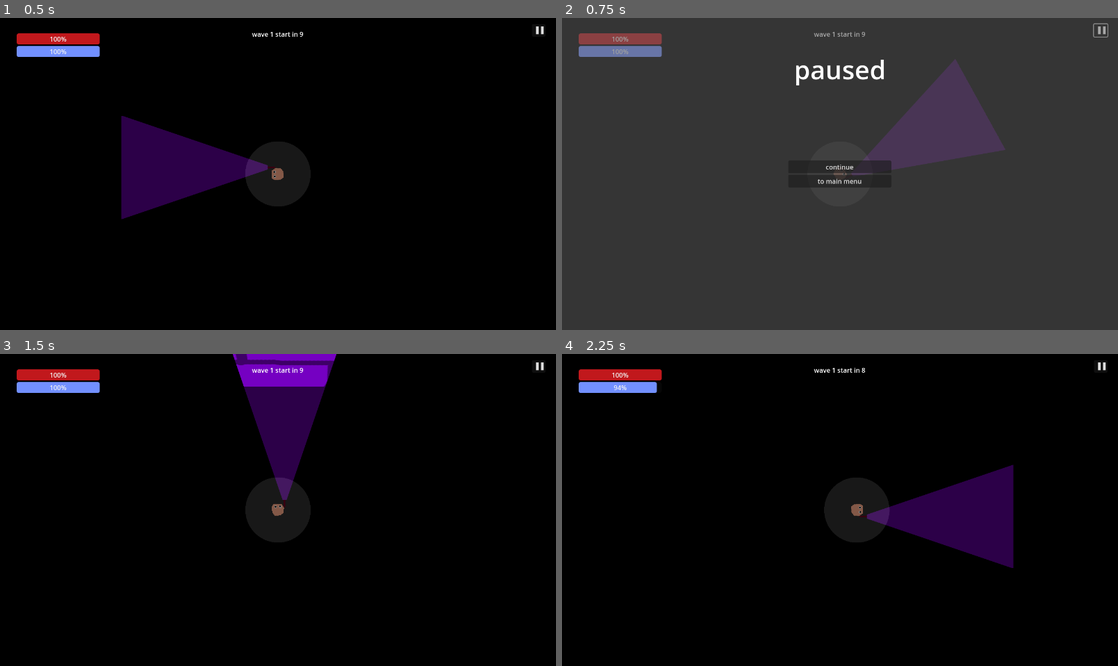
Above: before the commit, frames 1-4 (two rows, left to right).
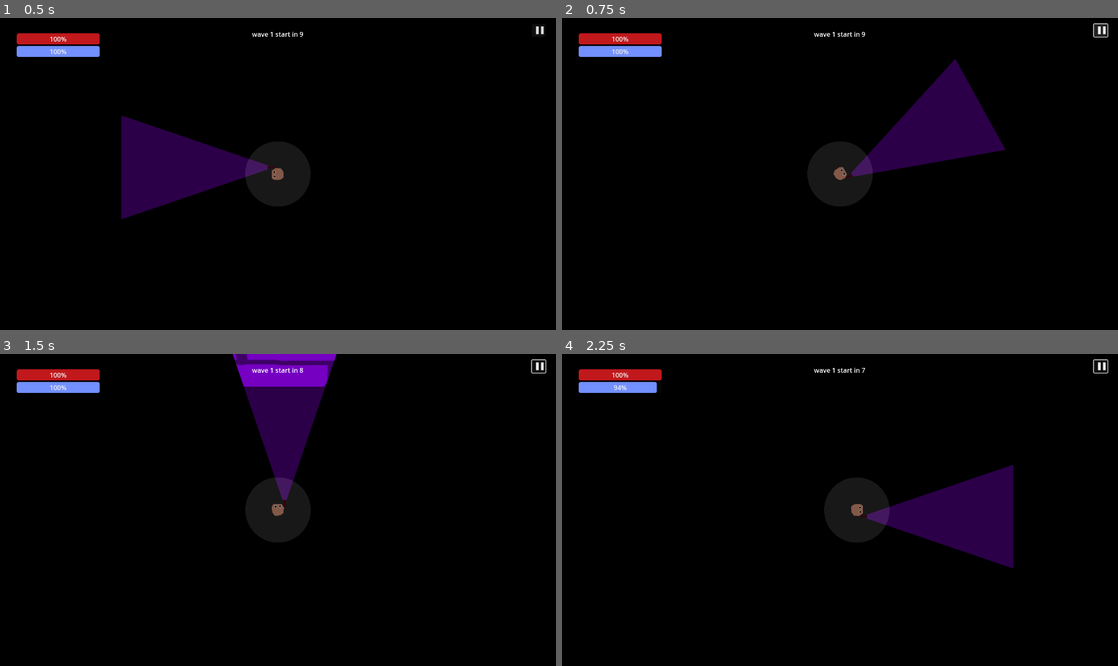
Above: after the commit, the same moments.

Repository: mncc8337/blashout
Game: Godot game, scene res://scenes/main.tscn
Two runs of this game, one before a commit and one after it. Both use one fixed random seed, a clock stepped at 60 frames per second and the inputs below.
Inputs (mouse positions are in pixels of both pictures, inside the frame that each line leads up to):
- Up to frame 1 (0.5 s): no input
- Up to frame 2 (0.75 s): click "▐▐" at 0.5 s
- Up to frame 3 (1.5 s): click (278, 503) at 1.25 s, where only the run before the commit has a clickable "continue"
- Up to frame 4 (2.25 s): tap Enter at 2 s; move the mouse to (962, 494) at 2.02 s; hold D (right) from 2.03 s (still down); hold Shift (run) from 2.03 s (still down)

Frame 1 is identical in both runs. In frame 2, 99% of the frame differs, in the area x 0-100%, y 0-100%; in frame 3, less than 0.1%; in frame 4, less than 0.1%.

Commit message:
idk

Diff:
--- a/scripts/blck.gd
+++ b/scripts/blck.gd
@@ -11,10 +11,12 @@
 func _process(delta):
 	return
 func _physics_process(delta):
-	#if player.position.x
-	#$block_moving_timer.wait_time = block_moving_delay
+
+	$block_moving_timer.wait_time = block_moving_delay
 	if $block_moving_timer.is_stopped():
 		self.position.x+=rng.randi_range(-1,1)*34
 		self.position.y+=rng.randi_range(-1,1)*34
+		if (self.position.x>1300 and self.position.y>700) or (self.position <= Vector2.ZERO):
+			self.position=Vector2(rng.randi_range(150,550),rng.randi_range(50,250))
 		move_and_slide()
 		$block_moving_timer.start()
--- a/scripts/main.gd
+++ b/scripts/main.gd
@@ -6,6 +6,7 @@
 
 @onready var foe_model = preload("res://scenes/foe.tscn")
 @onready var grave_model = preload("res://scenes/grave.tscn")
+@onready var spdbump_model = preload("res://scenes/blck.tscn")
 var foe_attack_dmg_max:float = 10
 var foe_speed_max:float = 1300.0
 var foe_health_max:float = 100
@@ -17,7 +18,7 @@
 var foe_killed_total:int = 0
 var current_foe_count_max:int = 20
 var wave_count:int = 1
-
+var bump_counter:int = 0
 enum FOE_CLASS {RANDOM, BIGASS, ROACH}
 enum SKILL {CAT_EYES, STRONGER_LIGHT, LARGER_LIGHT, RUNNER, MEDIC, RECKLESS, TOMB_RAIDER, EARTH_QUAKE, WITCH}
 
@@ -41,7 +42,7 @@
 		info[1] = "increase your damage to ghost by 5%"
 	elif skill == SKILL.LARGER_LIGHT:
 		info[0] = "larger light"
-		info[1] = "make your light reach 7% further"
+		info[1] = "make your light reach 5% further"
 	elif skill == SKILL.RUNNER:
 		info[0] = "runner"
 		info[1] = "increase your stamina and your base speed by 5%"
@@ -72,7 +73,7 @@
 	elif skill == SKILL.STRONGER_LIGHT:
 		$player.max_attack_dmg *= 1.05
 	elif skill == SKILL.LARGER_LIGHT:
-		$player.get_node("flashlight").scale.x *= 1.07
+		$player.get_node("flashlight").scale.x *= 1.05
 		if $player.get_node("flashlight").scale.x >= 0.5:
 			$player.get_node("flashlight").scale.x = 0.5
 			skilllist.erase(SKILL.LARGER_LIGHT)
@@ -108,18 +109,7 @@
 func choose_skill2(): choose_skill(1)
 func choose_skill3(): choose_skill(2)
 
-func pause_game():
-	$pause_menu.visible = true
-	get_tree().paused = true
-
-func unpause_game():
-	$pause_menu.visible = false
-	get_tree().paused = false
-
 func _ready():
-	$UI/pause.button_down.connect(pause_game)
-	$pause_menu/VBoxContainer/Button.button_down.connect(unpause_game)
-
 	died.connect(show_death_screen)
 	$death_UI/Button.button_down.connect(replay)
 
@@ -210,9 +200,6 @@
 
 # Called every frame. 'delta' is the elapsed time since the previous frame.
 func _process(delta):
-	if Input.is_action_just_pressed("pause_game"):
-		pause_game()
-
 	$UI/VBoxContainer.size.x = get_viewport().get_size().x * 0.15
 	$UI/VBoxContainer/healthbar.max_value = ceil($player.max_health)
 	$UI/VBoxContainer/healthbar.value = ceil($player.health)
@@ -251,3 +238,11 @@
 		panel3_label.text = s3info[0]
 		panel3_desc.text = s3info[1]
 		$skill_panel.visible = true
+	if bump_counter>12:return
+func _physics_process(delta):
+	if $wave_start_timer.is_stopped():
+		var block_instance = spdbump_model.instantiate()
+		block_instance.position = Vector2(rng.randi_range(1,48)*32,rng.randi_range(1,22)*32)
+		bump_counter+=1
+		$speedbumpers.add_child(block_instance)
+		if bump_counter > 12:block_instance.queue_free()
